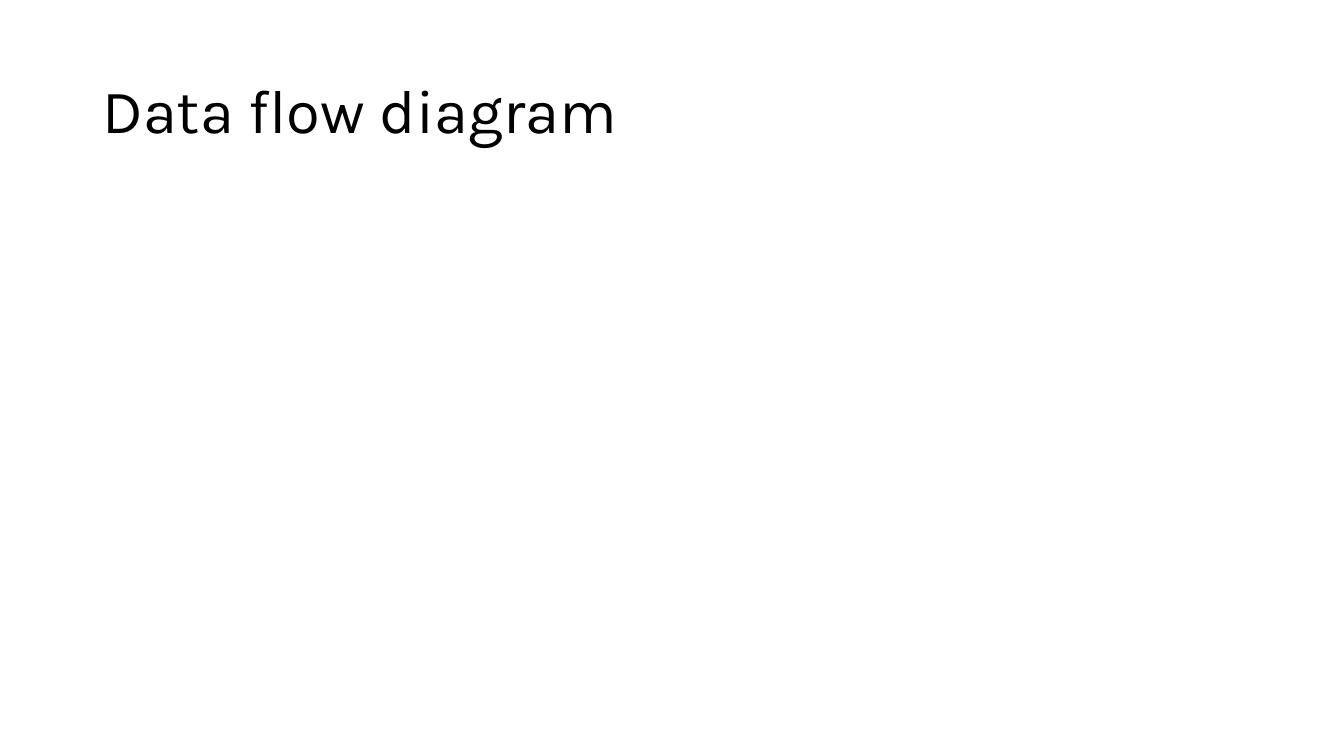
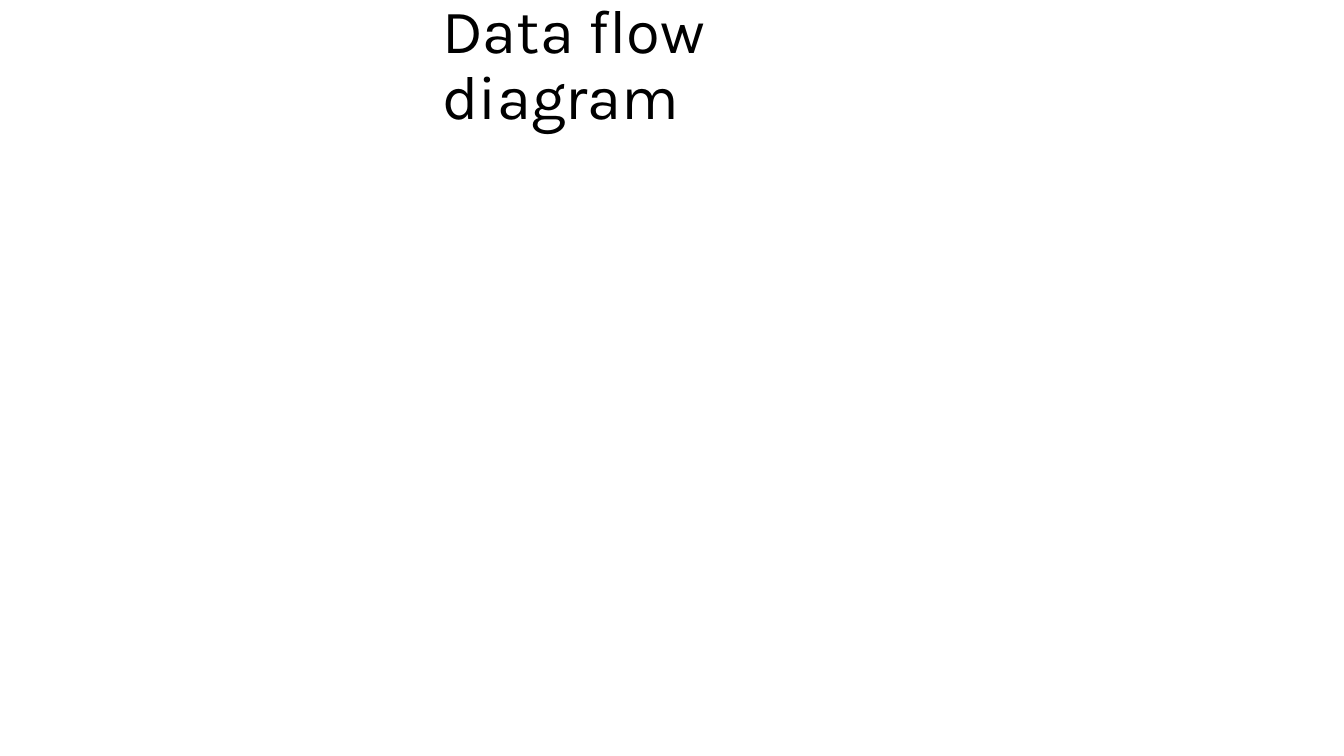
Before and after one commit to Nobodyishome1816/glowing-giggle, a slide deck: slide 4 of May23OCC/mywork/task1/design.pptx. Drawn at 1344x756 pixels with LibreOffice and Linux fonts; fonts in the diff are those of the drawing. Boxes give left, top, right and bottom in pixels: in the first picture for what was removed or moved away, otherwise in the second. Text is boxed around its words. In the diff, an @@ line names an element or a change of style, - is before the commit and + after.

```diff
--- a/May23OCC/mywork/task1/design.pptx
+++ b/May23OCC/mywork/task1/design.pptx
@@ title "Data flow diagram" rewrapped from (102,90,617,148) to (442,10,705,134) @@
```
Also in this commit, not shown: 3 other slides changed, 2 slides added, 1 slide removed.
